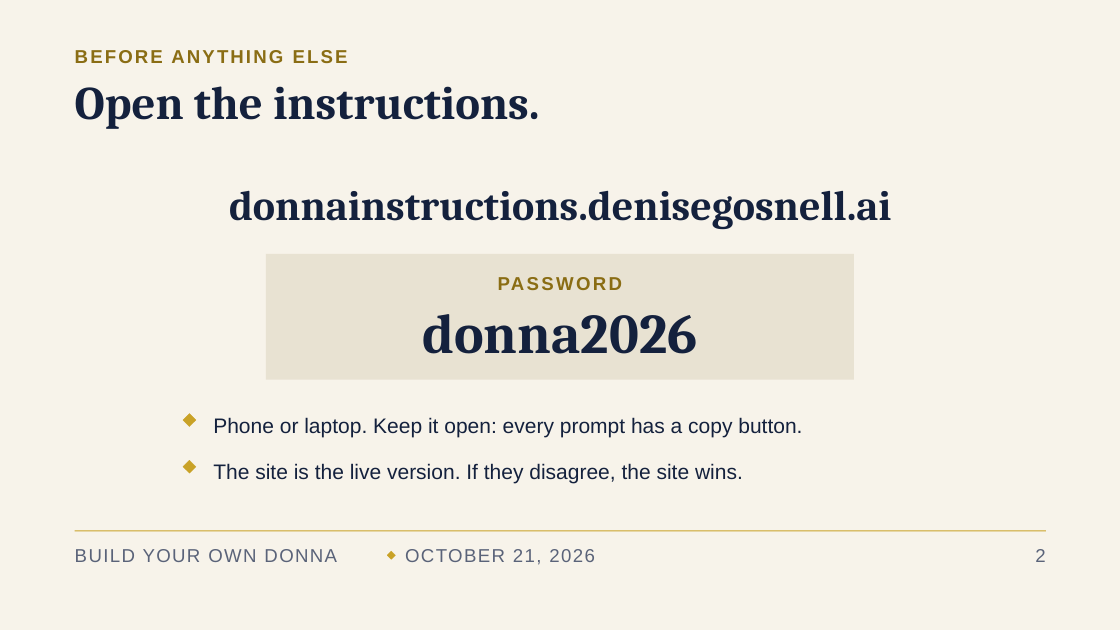
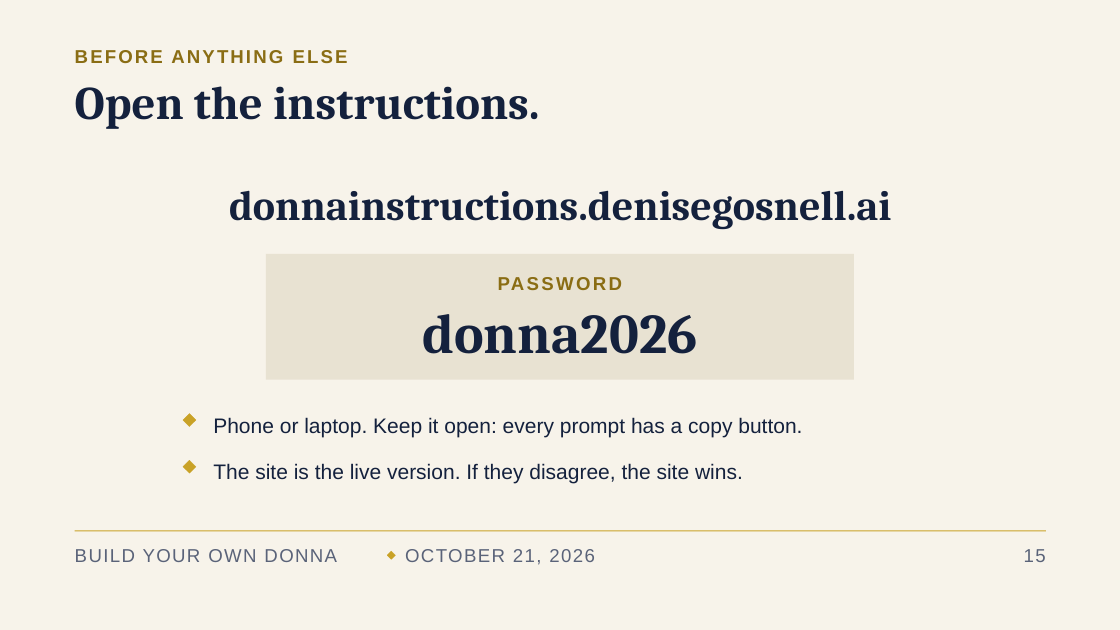
Before and after one commit to denisekgosnell/Donna, a slide deck: slide 16 of decks/build-your-own-donna-v3.pptx (slide 2 before the commit). Drawn at 1120x630 pixels with LibreOffice and Linux fonts; fonts in the diff are those of the drawing. Boxes give left, top, right and bottom in pixels: in the first picture for what was removed or moved away, otherwise in the second. Text is boxed around its words. In the diff, an @@ line names an element or a change of style, - is before the commit and + after.

```diff
--- a/decks/build-your-own-donna-v3.pptx
+++ b/decks/build-your-own-donna-v3.pptx
@@ text at [1024, 549, 1046, 562]: text changed @@
-2
+15
```
Also in this commit, not shown: 17 other slides changed, 11 other files.
